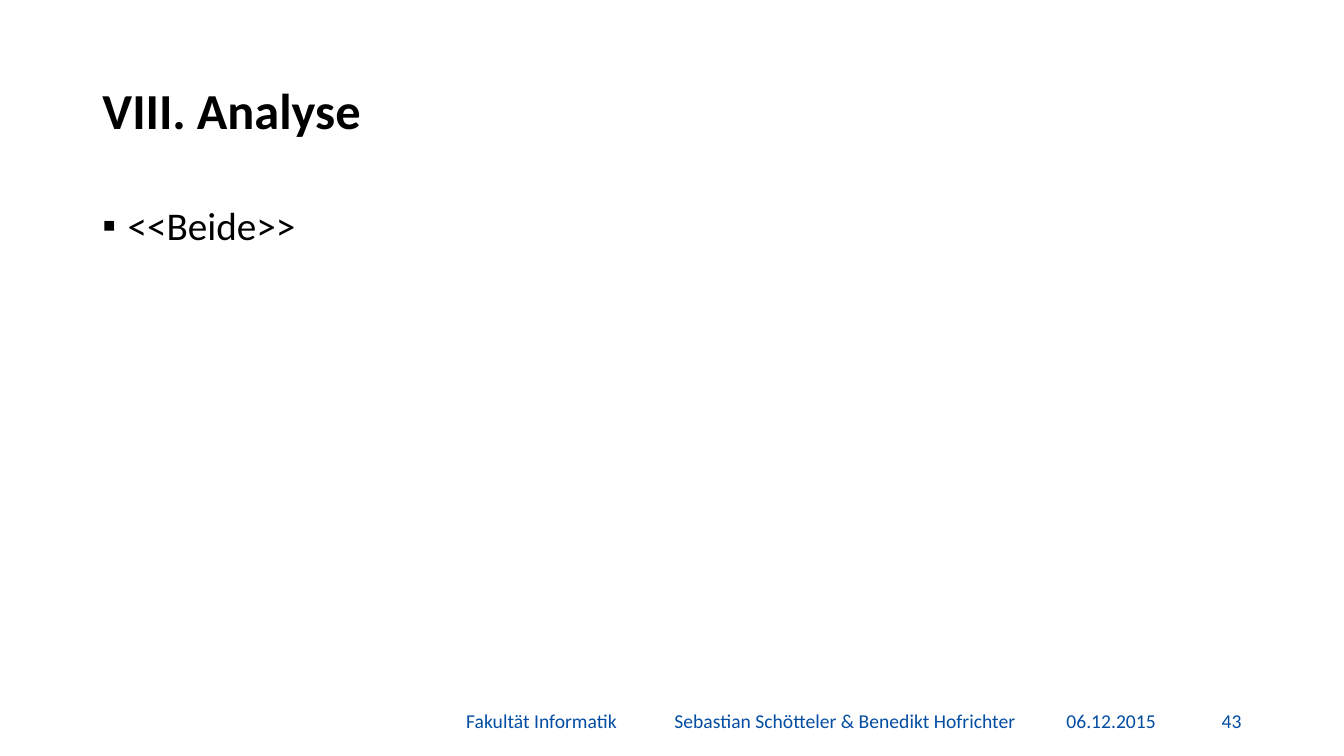
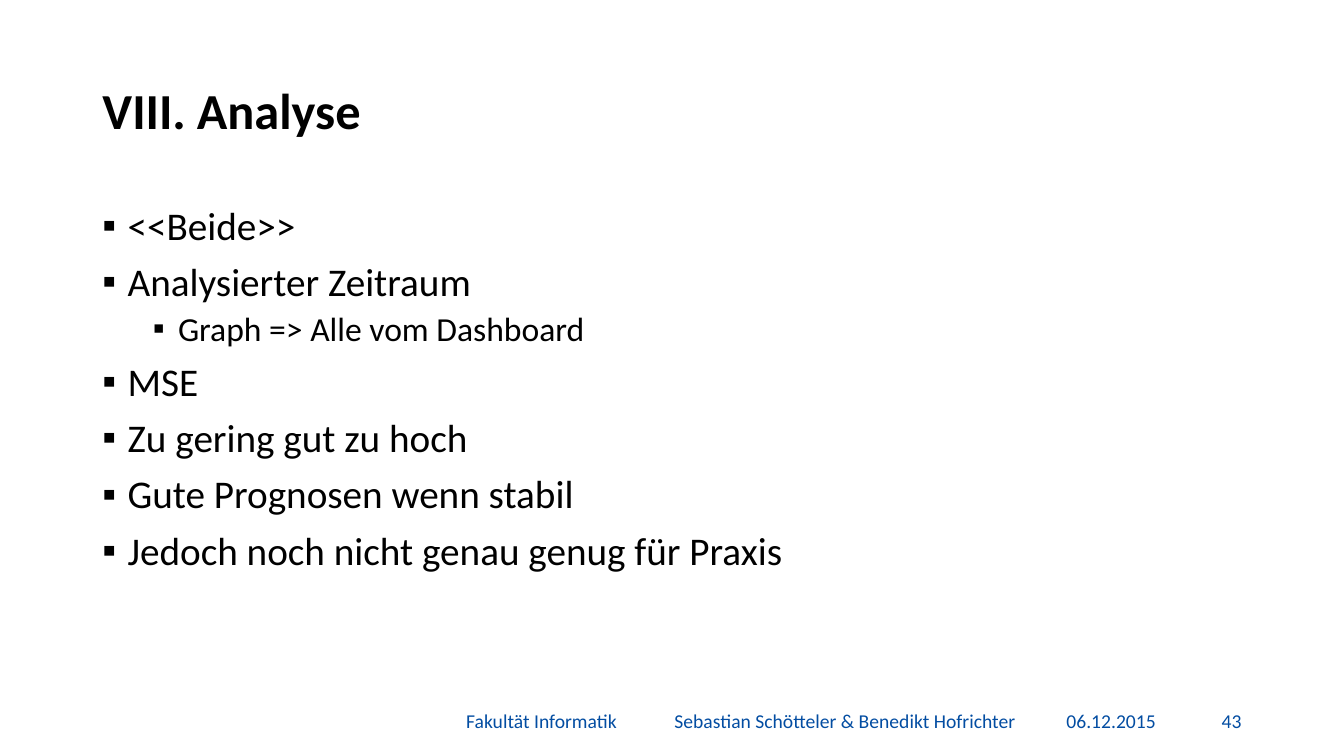
Before and after one commit to BenediktGitGit/soco15, a slide deck: slide 44 of 3b) Vortrag/Präsentation.pptx. Drawn at 1344x756 pixels with LibreOffice and Linux fonts; fonts in the diff are those of the drawing; background and template pictures are left out. Boxes give left, top, right and bottom in pixels: in the first picture for what was removed or moved away, otherwise in the second. Text is boxed around its words. In the diff, an @@ line names an element or a change of style, - is before the commit and + after.

```diff
--- a/3b) Vortrag/Präsentation.pptx
+++ b/3b) Vortrag/Präsentation.pptx
@@ text at bbox=[128, 268, 782, 572]: paragraphs added @@
+▪ Analysierter Zeitraum
+  ▪ Graph => Alle vom Dashboard
+▪ MSE
+▪ Zu gering gut zu hoch
+▪ Gute Prognosen wenn stabil
+▪ Jedoch noch nicht genau genug für Praxis
```
Also in this commit, not shown: 5 other slides changed, 2 other files.
